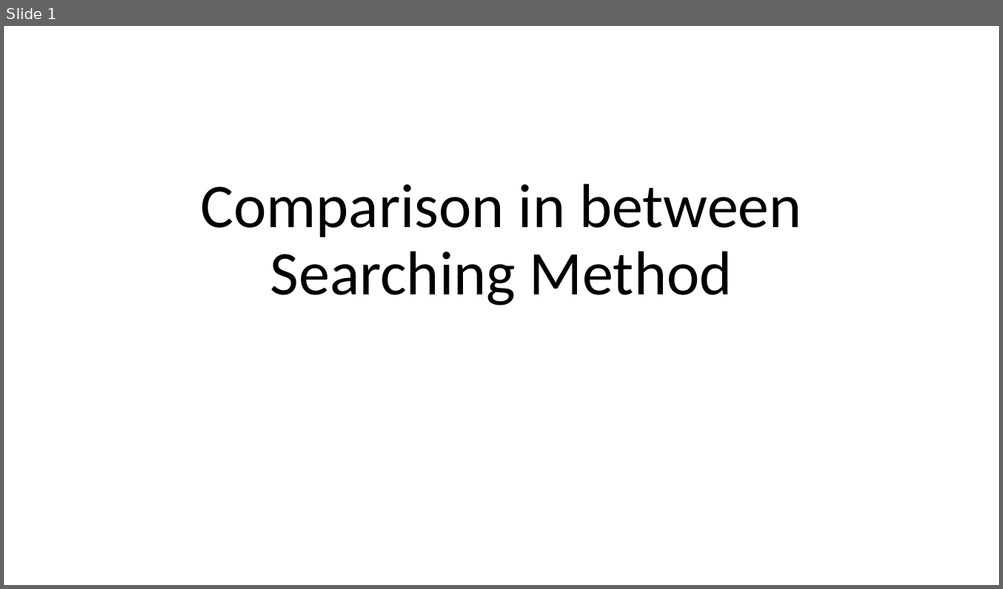
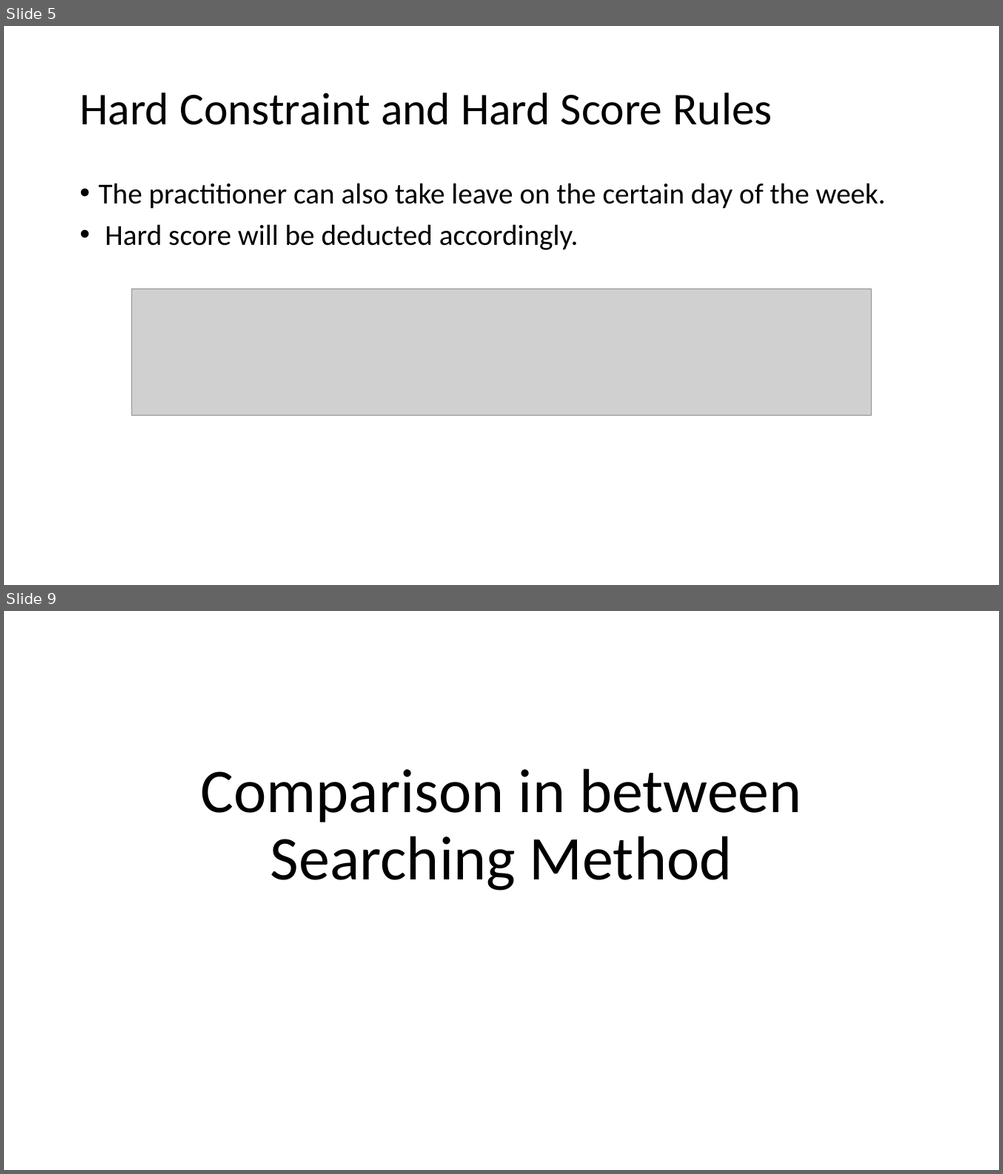
Before and after one commit to optimusium/phqSchedule, a slide deck: Comparison in between Searching Method.pptx. Shown one above the other, each under a label of ours: slide 1 before the commit, slides 5 and 9 after it; the slides between them are not shown. The pictures are 1003x589 and 1003x1174 pixels, drawn with LibreOffice and Linux fonts; fonts in the diff are those of the drawing; grey boxes stand for pictures. Boxes give left, top, right and bottom in pixels: in the first picture for what was removed or moved away, otherwise in the second. Text is boxed around its words. In the diff, an @@ line names an element or a change of style, - is before the commit and + after.

```diff
--- a/Comparison in between Searching Method.pptx
+++ b/Comparison in between Searching Method.pptx
@@ slide 5 added at (4,26,999,585), background #FFFFFF @@
@@ title added at (79,93,772,125), 44 pt, text #000000 @@
+Hard Constraint and Hard Score Rules
@@ text added at (99,183,885,250), 28 pt, text #000000 @@
+• The practitioner can also take leave on the certain day of the week.
+• Hard score will be deducted accordingly.
@@ picture added at (131,289,872,416) @@
@@ what was slide 1 is now slide 9 @@
```
Also in this commit, not shown: 2 slides changed, 11 other slides added, 5 slides removed.
